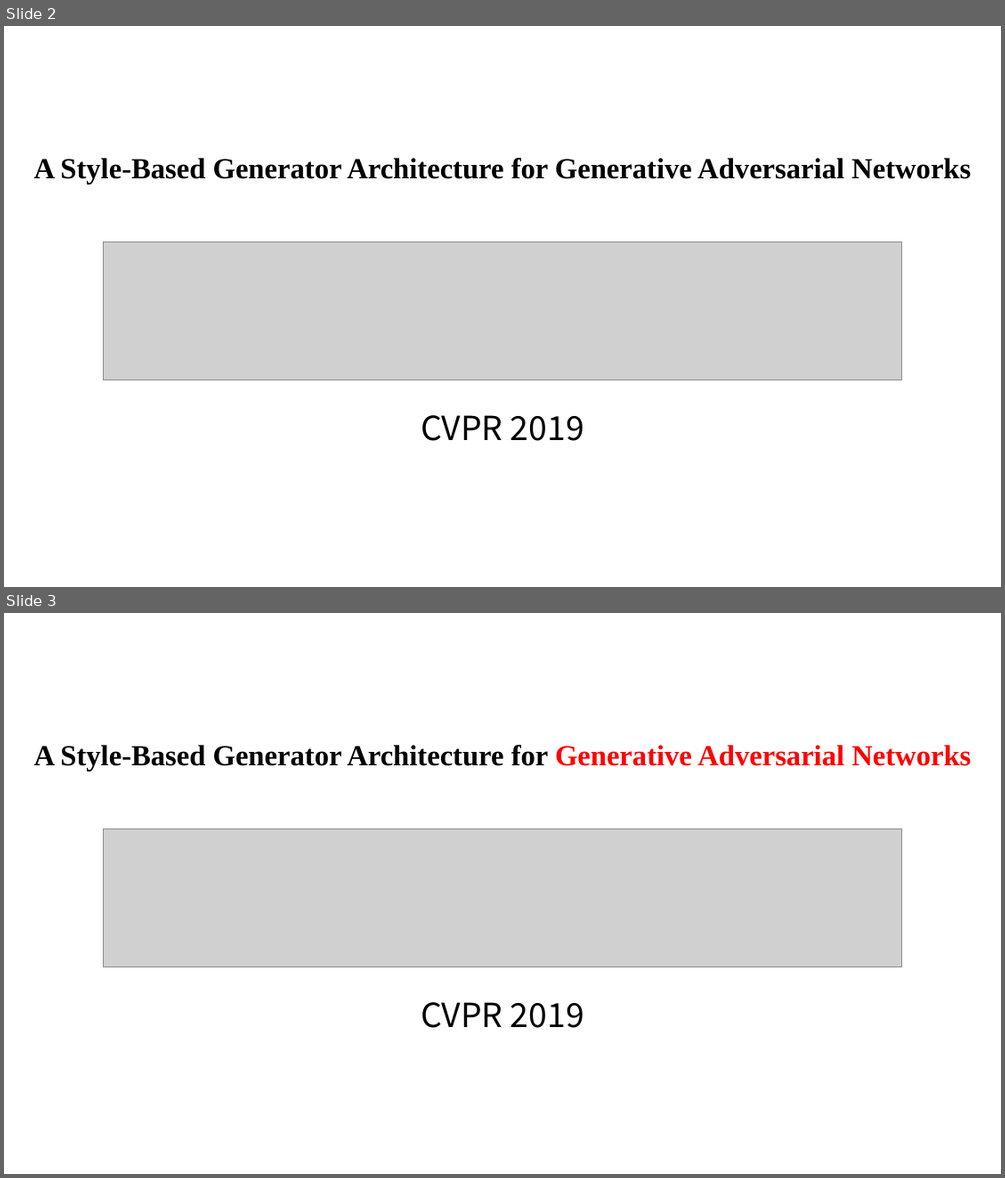
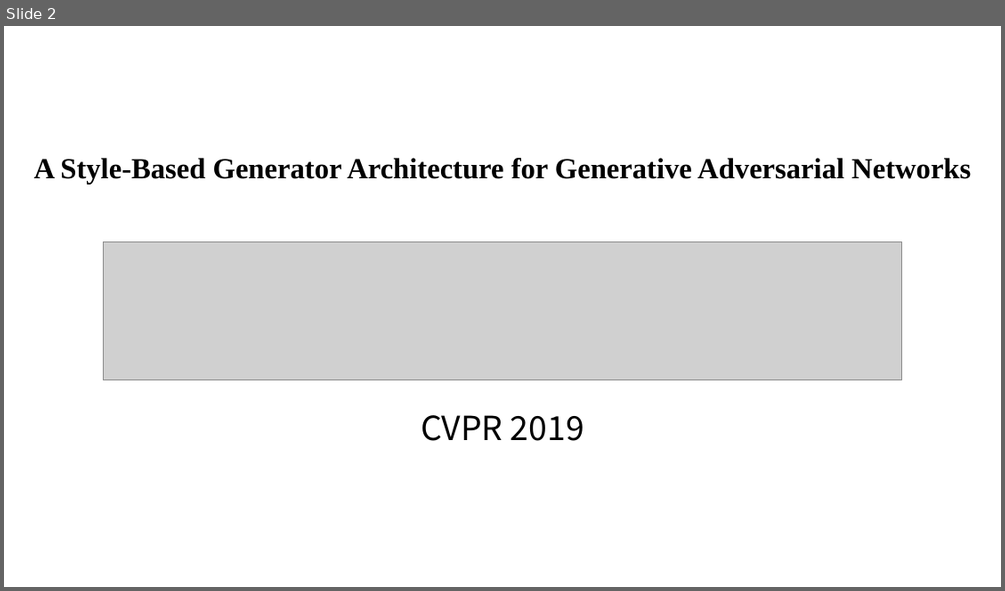
Before and after one commit to CHIANGEL/Learning-GAN, a slide deck: Presentation/A Style-Based Generator Architecture for Generative Adversarial Networks/A Style-Based Generator Architecture for Generative Adversarial Networks.pptx. Shown one above the other, each under a label of ours: slides 2 and 3 before the commit, slide 2 after it. The pictures are 1005x1178 and 1005x591 pixels, drawn with LibreOffice and Linux fonts; fonts in the diff are those of the drawing; grey boxes stand for pictures. Boxes give left, top, right and bottom in pixels: in the first picture for what was removed or moved away, otherwise in the second. Text is boxed around its words. In the diff, an @@ line names an element or a change of style, - is before the commit and + after.

```diff
--- a/Presentation/A Style-Based Generator Architecture for Generative Adversarial Networks/A Style-Based Generator Architecture for Generative Adversarial Networks.pptx
+++ b/Presentation/A Style-Based Generator Architecture for Generative Adversarial Networks/A Style-Based Generator Architecture for Generative Adversarial Networks.pptx
@@ slide 3 removed at (x1=4, y1=613, x2=1001, y2=1174), background #FFFFFF @@
@@ text removed at (x1=34, y1=745, x2=971, y2=771) @@
-A Style-Based Generator Architecture for Generative Adversarial Networks
@@ picture removed at (x1=104, y1=829, x2=902, y2=966) @@
@@ title removed at (x1=421, y1=1002, x2=584, y2=1028) @@
-CVPR 2019
```
Also in this commit, not shown: 2 slides changed, 16 slides added.
